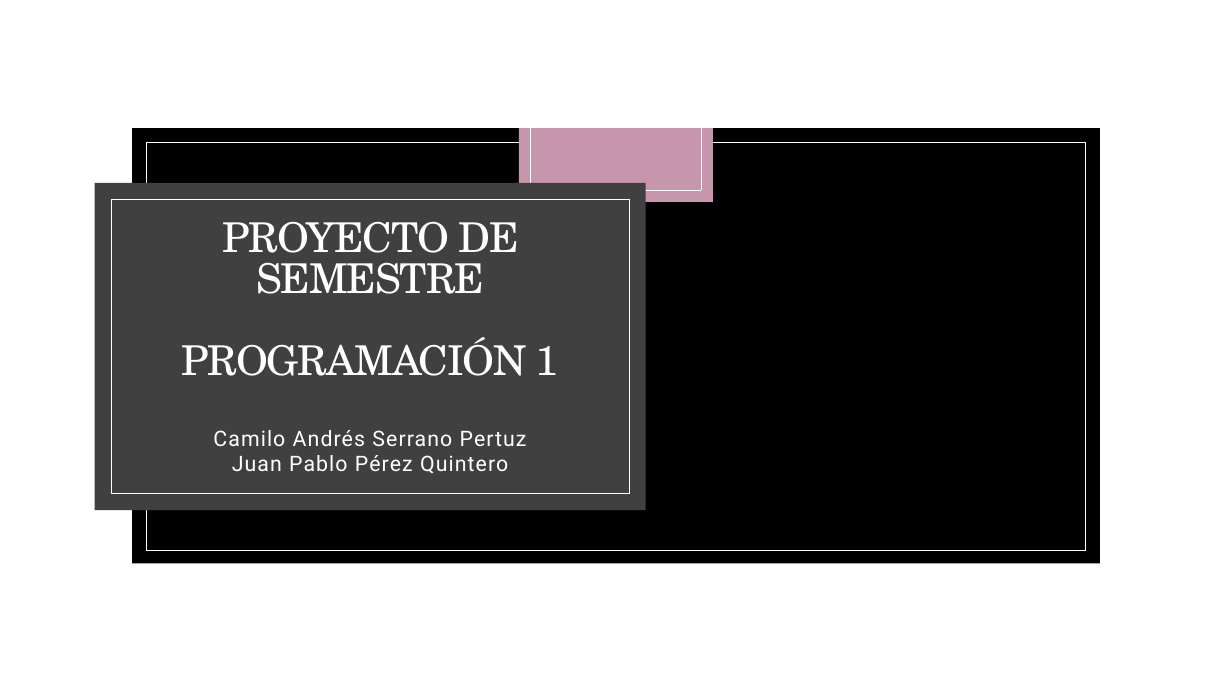
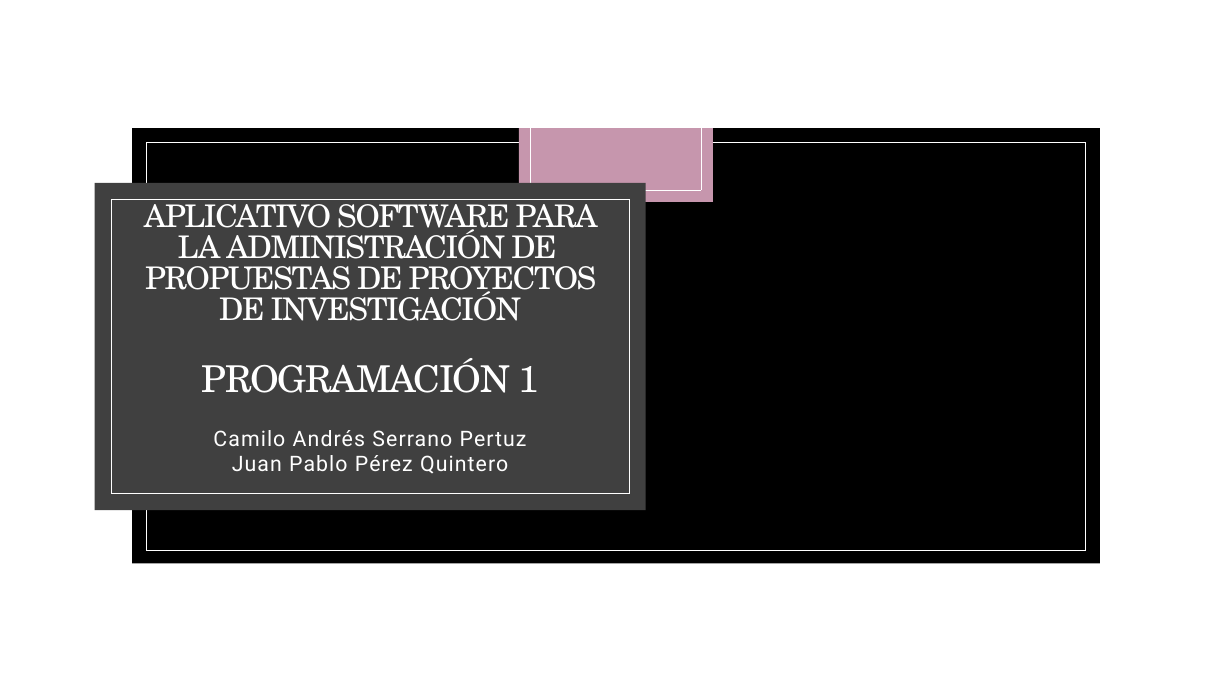
Before and after one commit to SIRVALICIO/TrabajoDeProgramacion, a slide deck: slide 1 of ptimera wpf/Proyecto de semestre.pptx. Drawn at 1232x693 pixels with LibreOffice and Linux fonts; fonts in the diff are those of the drawing; background and template pictures are left out. Boxes give left, top, right and bottom in pixels: in the first picture for what was removed or moved away, otherwise in the second. Text is boxed around its words. In the diff, an @@ line names an element or a change of style, - is before the commit and + after.

Commit message:
Bruh
Bromo mento

```diff
--- a/ptimera wpf/Proyecto de semestre.pptx
+++ b/ptimera wpf/Proyecto de semestre.pptx
@@ title at (x1=144, y1=199, x2=598, y2=393): text changed; size 32 to 24.3 pt @@
-PROYECTO DE SEMESTRE
-PROGRAMACIÓN 1
+APLICATIVO SOFTWARE PARA LA ADMINISTRACIÓN DE PROPUESTAS DE PROYECTOS DE INVESTIGACIÓN
+PROGRAMACIÓN 1
```
